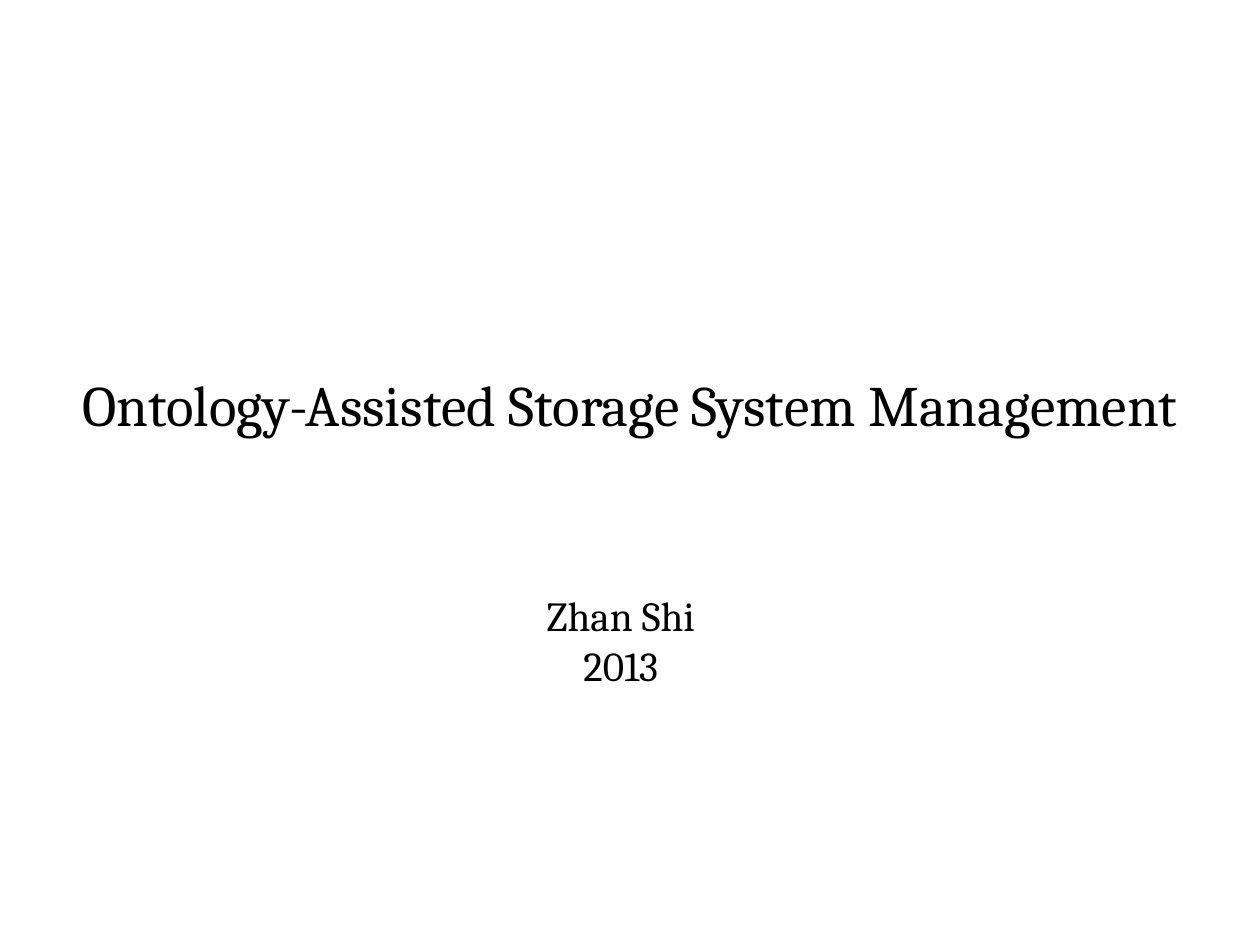
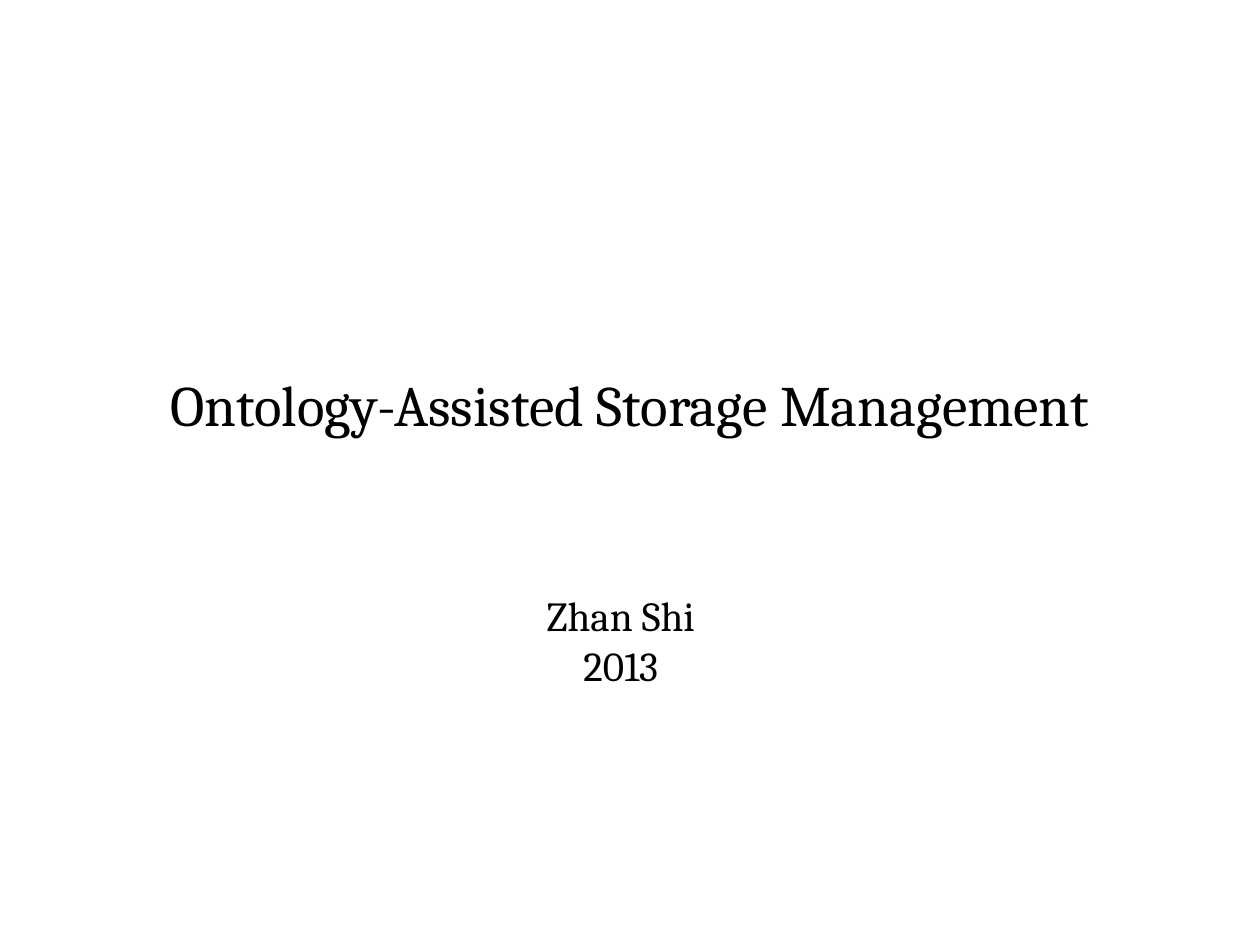
Before and after one commit to ShiZhan/fs-crawler, a slide deck: slide 1 of doc/oam.odp. Drawn at 1260x945 pixels with LibreOffice and Linux fonts; fonts in the diff are those of the drawing. Boxes give left, top, right and bottom in pixels: in the first picture for what was removed or moved away, otherwise in the second. Text is boxed around its words. In the diff, an @@ line names an element or a change of style, - is before the commit and + after.

```diff
--- a/doc/oam.odp
+++ b/doc/oam.odp
@@ subtitle at (170, 386, 1089, 438): text changed @@
-Ontology-Assisted Storage System Management
+Ontology-Assisted Storage Management
```
Also in this commit, not shown: 6 other slides changed, 2 slides added, 1 slide removed.
